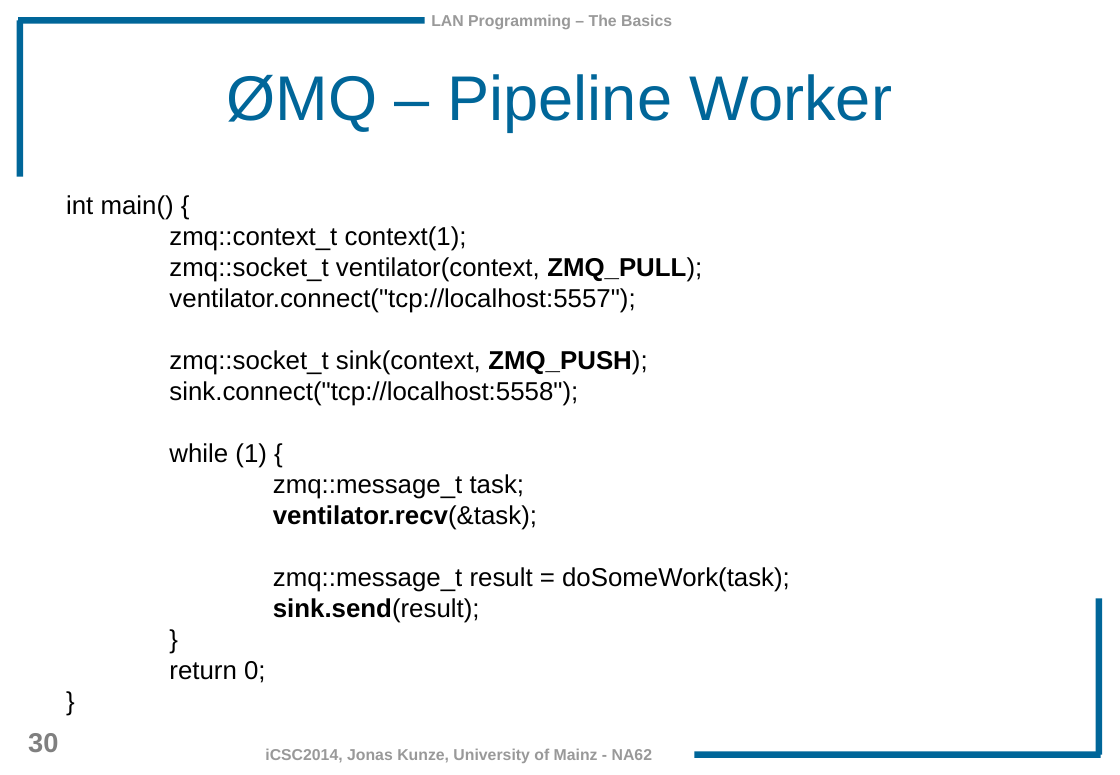
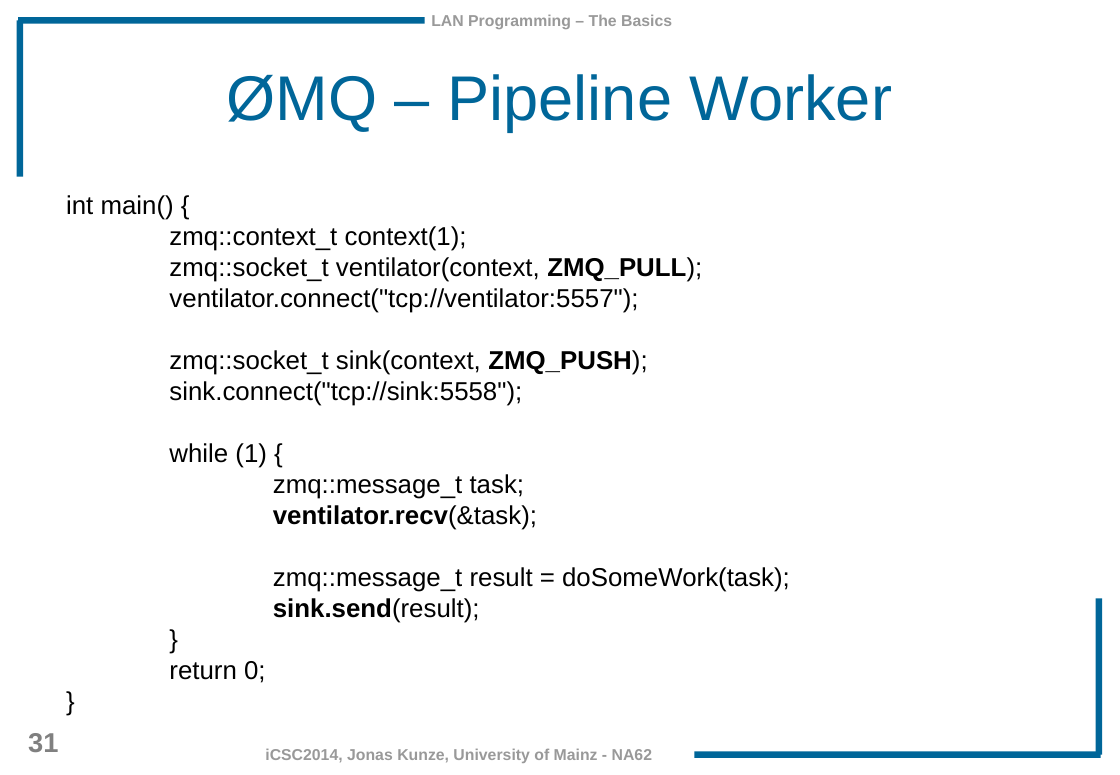
Before and after one commit to JonasKunze/icsc2014, a slide deck: slide 31 of iCSC-2014-Network-Libraries.odp (slide 30 before the commit). Drawn at 1120x775 pixels with LibreOffice and Linux fonts; fonts in the diff are those of the drawing; background and template pictures are left out. Boxes give left, top, right and bottom in pixels: in the first picture for what was removed or moved away, otherwise in the second. Text is boxed around its words. In the diff, an @@ line names an element or a change of style, - is before the commit and + after.

```diff
--- a/iCSC-2014-Network-Libraries.odp
+++ b/iCSC-2014-Network-Libraries.odp
@@ text at (169, 288, 638, 313): text changed @@
-ventilator.connect("tcp://localhost:5557");
+ventilator.connect("tcp://ventilator:5557");
@@ text at (169, 381, 522, 406): text changed @@
-sink.connect("tcp://localhost:5558");
+sink.connect("tcp://sink:5558");
@@ page number at (28, 733, 58, 752): text changed @@
-30
+31
```
Also in this commit, not shown: 26 other slides changed, 1 slide added.
